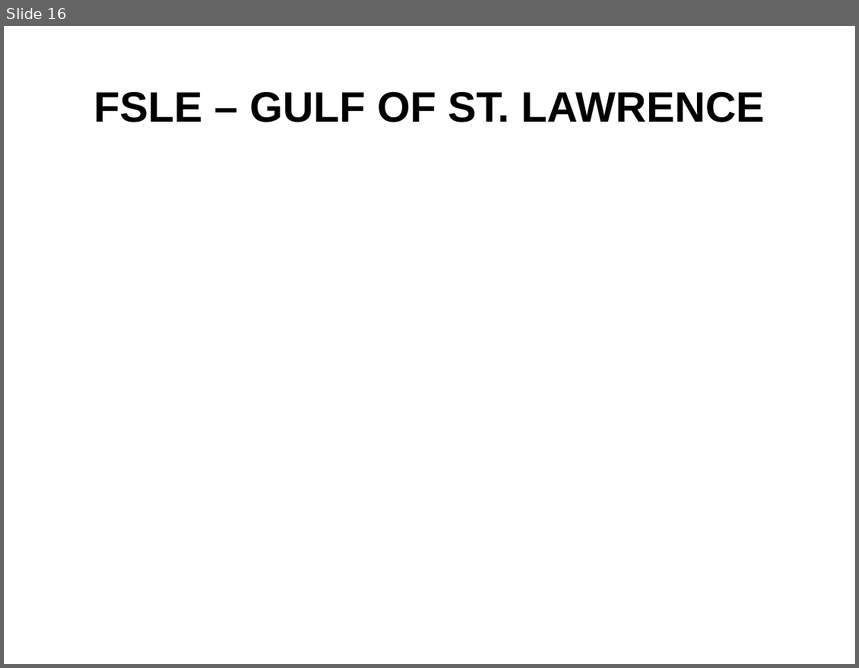
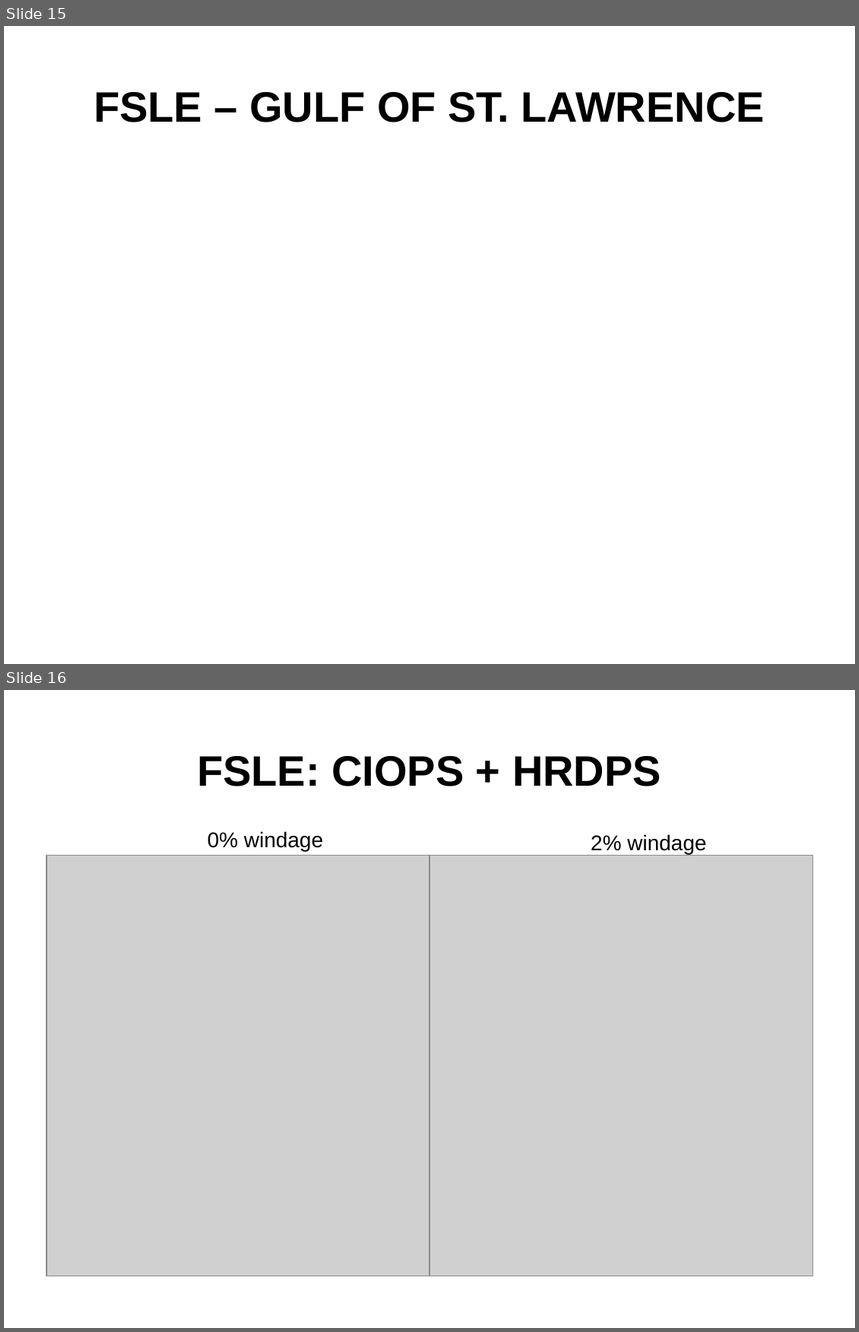
Before and after one commit to nsoontie/velocity-error, a slide deck: presentations/MOI-CONCEPTS-2021/Soontiens_Sutherland_drift_DFO-MOI.pptx. Shown one above the other, each under a label of ours: slide 16 before the commit, slides 15 and 16 after it. The pictures are 859x668 and 859x1332 pixels, drawn with LibreOffice and Linux fonts; fonts in the diff are those of the drawing; grey boxes stand for pictures; background and template pictures are left out. Boxes give left, top, right and bottom in pixels: in the first picture for what was removed or moved away, otherwise in the second. Text is boxed around its words. In the diff, an @@ line names an element or a change of style, - is before the commit and + after.

```diff
--- a/presentations/MOI-CONCEPTS-2021/Soontiens_Sutherland_drift_DFO-MOI.pptx
+++ b/presentations/MOI-CONCEPTS-2021/Soontiens_Sutherland_drift_DFO-MOI.pptx
@@ slide 16 added at <box>4,690,855,1328</box>, background picture (left out) @@
@@ title added at <box>197,756,661,787</box>, 36 pt, text #000000, bold @@
+FSLE: CIOPS + HRDPS
@@ text added at <box>208,831,323,851</box>, 18 pt, text #000000 @@
+0% windage
@@ text added at <box>591,834,706,854</box>, 18 pt, text #000000 @@
+2% windage
@@ picture added at <box>47,855,430,1277</box> @@
@@ picture added at <box>430,855,813,1277</box> @@
@@ what was slide 16 is now slide 15 @@
```
Also in this commit, not shown: 6 slides changed, 1 other slide added, 4 slides removed.
